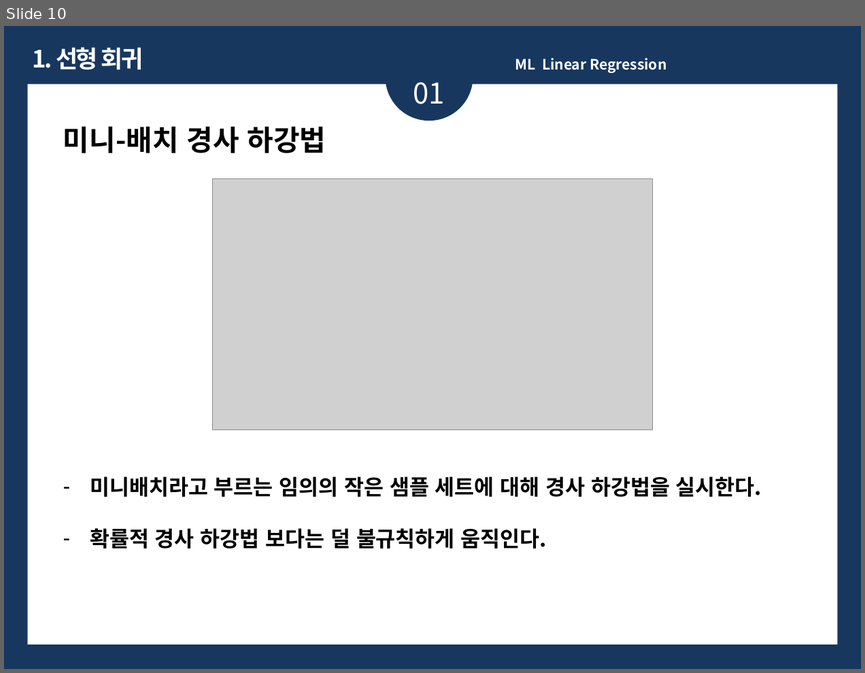
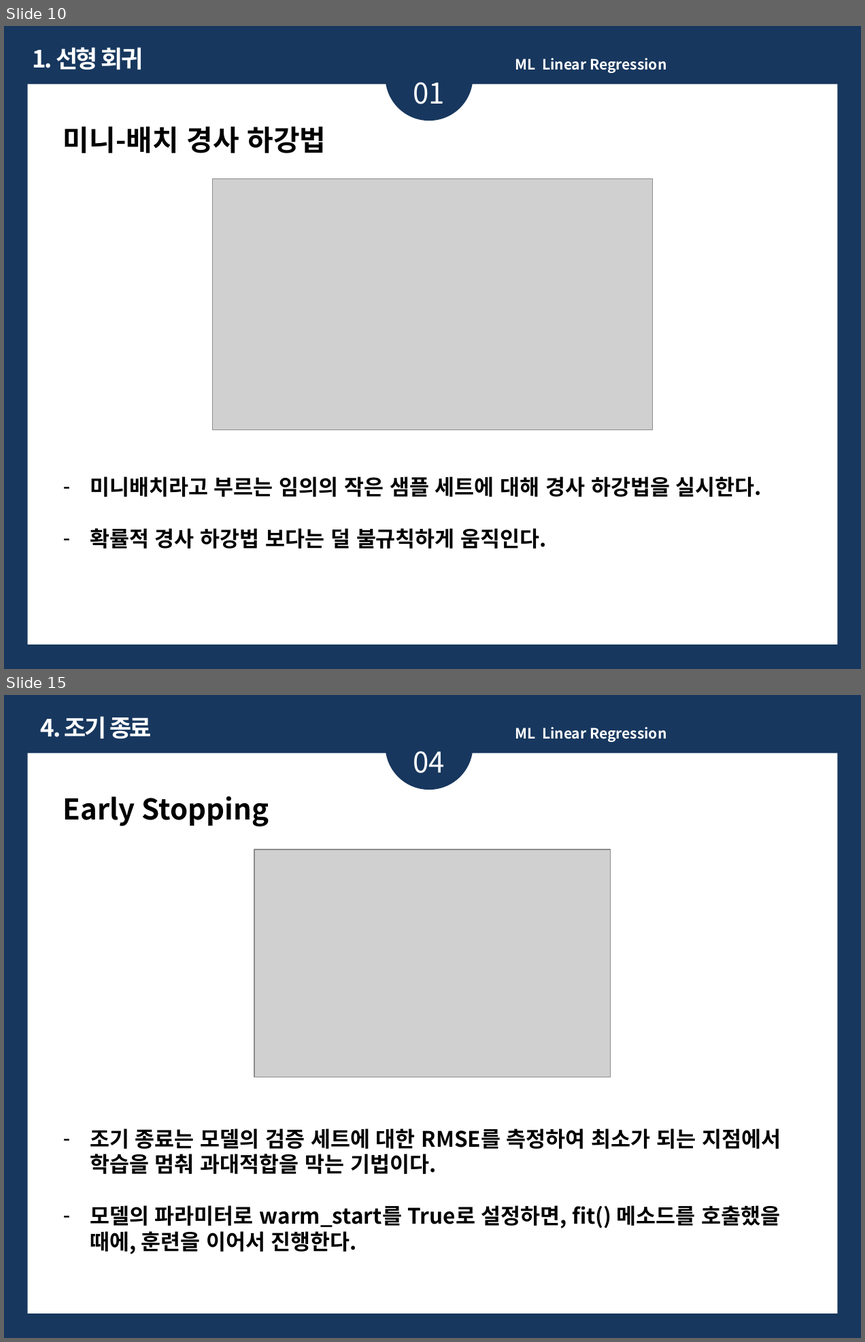
Before and after one commit to ykykyk112/machine_learning, a slide deck: sklearn_exercise/Linear_Regression_Review.pptx. Shown one above the other, each under a label of ours: slide 10 before the commit, slides 10 and 15 after it; the slides between them are not shown. The pictures are 865x673 and 865x1342 pixels, drawn with LibreOffice and Linux fonts; fonts in the diff are those of the drawing; grey boxes stand for pictures. Boxes give left, top, right and bottom in pixels: in the first picture for what was removed or moved away, otherwise in the second. Text is boxed around its words. In the diff, an @@ line names an element or a change of style, - is before the commit and + after.

Commit message:
2021.02.08 Linear Regression Review File 추가
- Regularization
- Early Stopping
- Logistic Regression
- Softmax Regression

```diff
--- a/sklearn_exercise/Linear_Regression_Review.pptx
+++ b/sklearn_exercise/Linear_Regression_Review.pptx
@@ slide 15 added at box(4, 695, 861, 1338), background #17375E @@
@@ ellipse added at box(385, 702, 473, 790), fill #17375E @@
@@ text added at box(41, 716, 152, 739), 20 pt, text #FFFFFF, bold @@
+4. 조기 종료
@@ text added at box(515, 727, 666, 742), 12 pt, text #FFFFFF, bold @@
+ML Linear Regression
@@ rectangle added at box(28, 753, 838, 1314), fill #FFFFFF @@
@@ text added at box(413, 751, 445, 773), 24 pt, text #FFFFFF @@
+04
@@ text added at box(63, 796, 781, 1254), 18 pt, text #000000, bold @@
+Early Stopping
+– 조기 종료는 모델의 검증 세트에 대한 RMSE를 측정하여 최소가 되는 지점에서 학습을 멈춰 과대적합을 막는 기법이다.
+– 모델의 파라미터로 warm_start를 True로 설정하면, fit() 메소드를 호출했을 때에, 훈련을 이어서 진행한다.
@@ picture added at box(254, 849, 611, 1077) @@
```
Also in this commit, not shown: 4 slides changed, 6 other slides added, 16 slides removed.
